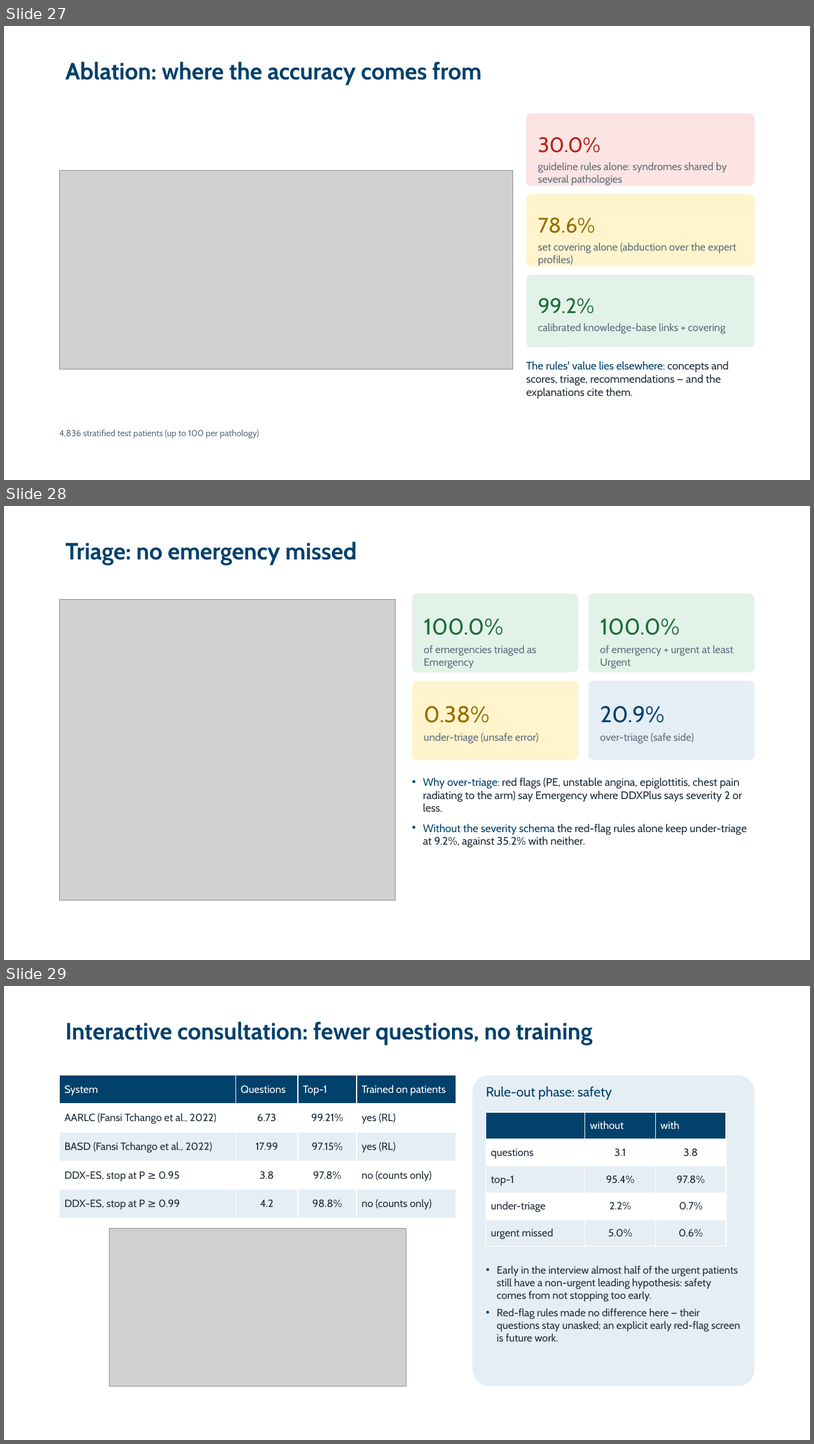
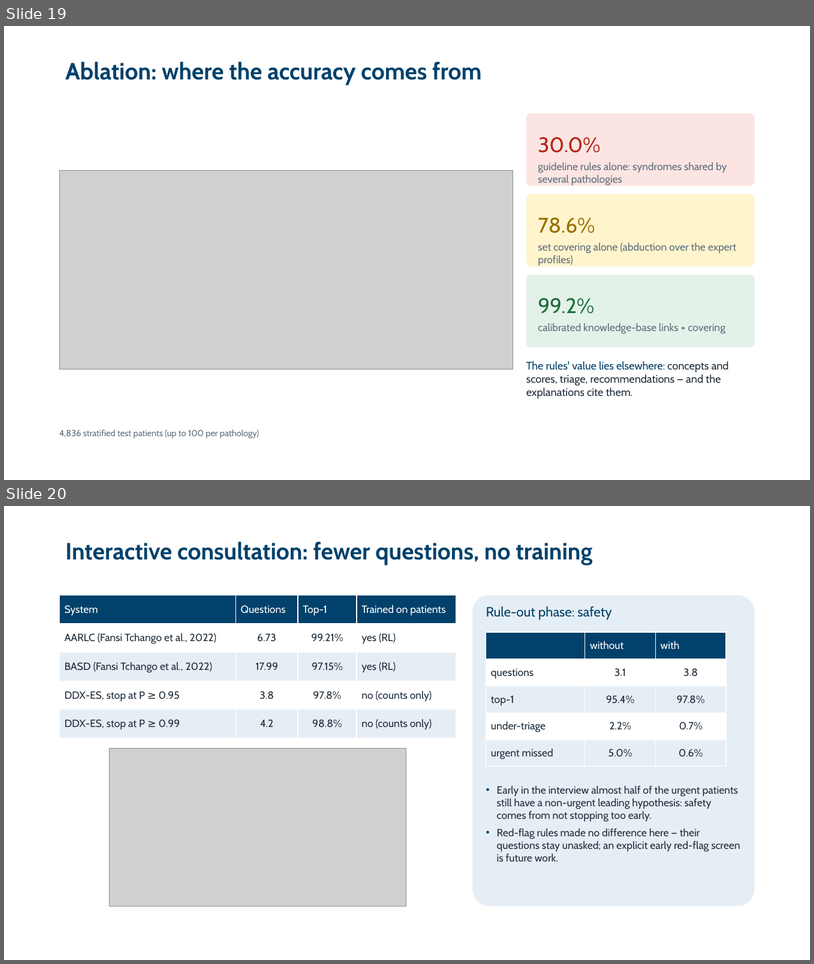
Before and after one commit to zidanarsyad/ddx-expert-system, a slide deck: docs/slides.pptx. Shown one above the other, each under a label of ours: slides 27, 28 and 29 before the commit, slides 19 and 20 after it. The pictures are 814x1444 and 814x964 pixels, drawn with LibreOffice and Linux fonts; fonts in the diff are those of the drawing; grey boxes stand for pictures; background and template pictures are left out. Boxes give left, top, right and bottom in pixels: in the first picture for what was removed or moved away, otherwise in the second. Text is boxed around its words. In the diff, an @@ line names an element or a change of style, - is before the commit and + after.

```diff
--- a/docs/slides.pptx
+++ b/docs/slides.pptx
@@ slide 28 removed at bbox=[4, 506, 810, 960], background picture (left out) @@
@@ title removed at bbox=[65, 541, 357, 565] @@
-Triage: no emergency missed
@@ rounded rectangle removed at bbox=[413, 593, 579, 672] @@
@@ rounded rectangle removed at bbox=[589, 593, 755, 672] @@
@@ picture removed at bbox=[60, 600, 396, 900] @@
@@ text removed at bbox=[424, 618, 504, 635] @@
-100.0%
@@ text removed at bbox=[600, 618, 680, 635] @@
-100.0%
@@ text removed at bbox=[424, 645, 537, 669] @@
-of emergencies triaged as Emergency
@@ text removed at bbox=[600, 645, 734, 669] @@
-of emergency + urgent at least Urgent
@@ rounded rectangle removed at bbox=[413, 681, 579, 760] @@
@@ rounded rectangle removed at bbox=[589, 681, 755, 760] @@
@@ text removed at bbox=[424, 706, 489, 723] @@
-0.38%
@@ text removed at bbox=[600, 706, 665, 723] @@
-20.9%
@@ text removed at bbox=[424, 733, 539, 743] @@
-under-triage (unsafe error)
@@ text removed at bbox=[600, 733, 695, 743] @@
-over-triage (safe side)
@@ text removed at bbox=[423, 777, 747, 847] @@
-• Why over-triage: red flags (PE, unstable angina, epiglottitis, chest pain radiating to the arm) say Emergency where DDXPlus says severity 2 or less.
-• Without the severity schema the red-flag rules alone keep under-triage at 9.2%, against 35.2% with neither.
@@ what was slide 27 is now slide 19 @@
@@ what was slide 29 is now slide 20 @@
```
Also in this commit, not shown: 5 slides changed, 1 slide added, 9 other slides removed, 7 other files.
